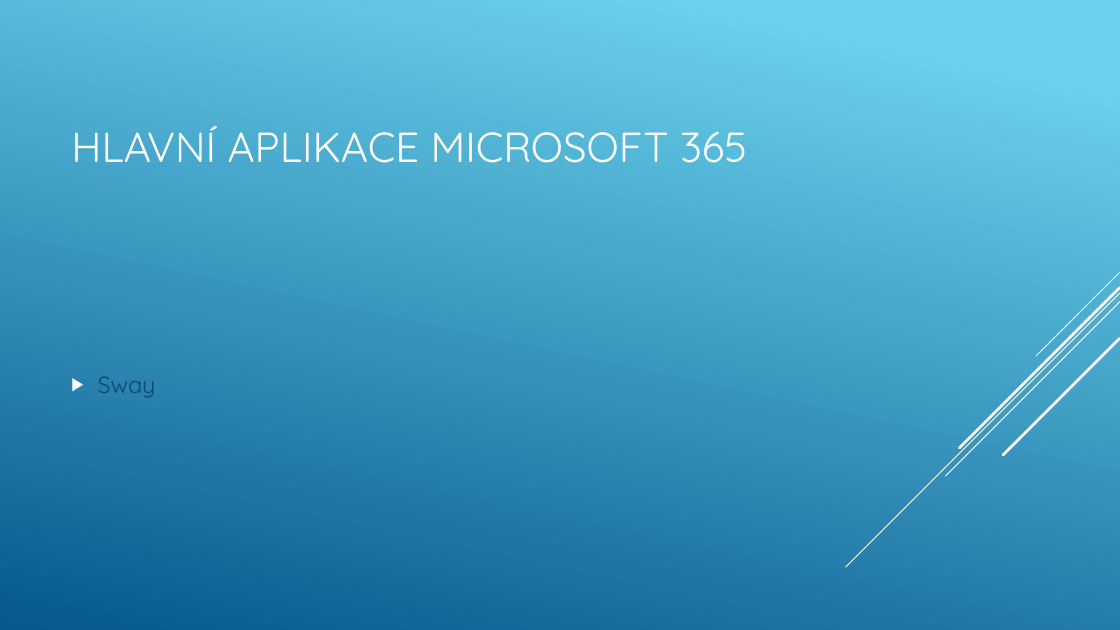
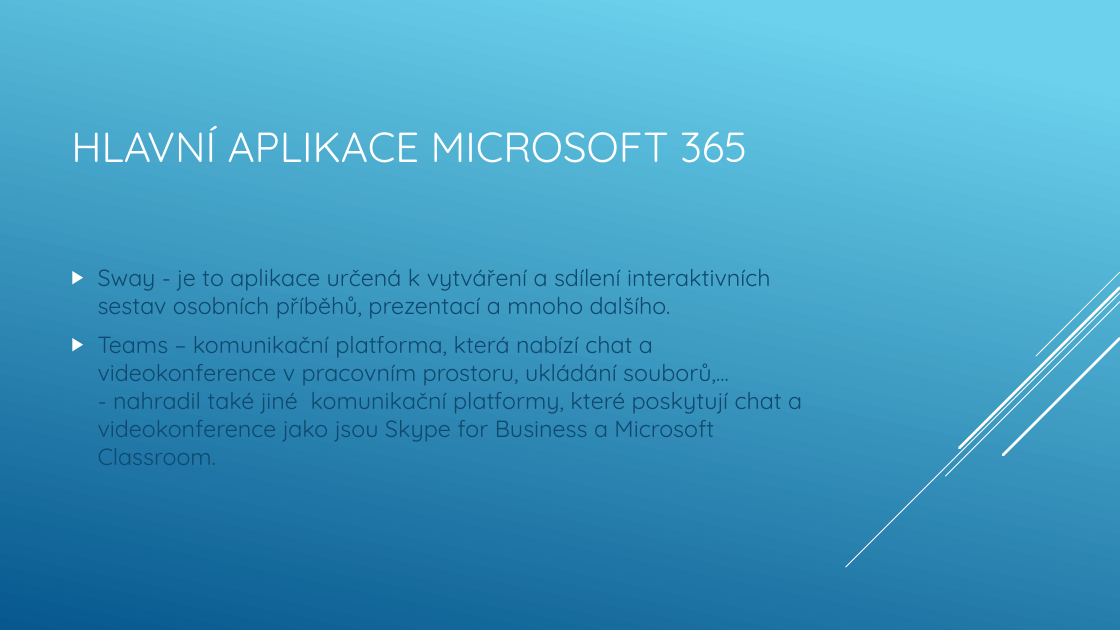
Before and after one commit to machacekadam/Office-365-a-jeho-mo-nosti, a slide deck: slide 13 of Machacek.pptx (slide 12 before the commit). Drawn at 1120x630 pixels with LibreOffice and Linux fonts; fonts in the diff are those of the drawing. Boxes give left, top, right and bottom in pixels: in the first picture for what was removed or moved away, otherwise in the second. Text is boxed around its words. In the diff, an @@ line names an element or a change of style, - is before the commit and + after.

```diff
--- a/Machacek.pptx
+++ b/Machacek.pptx
@@ text at (x1=98, y1=269, x2=802, y2=465): text changed @@
-▶ Sway
+▶ Sway - je to aplikace určená k vytváření a sdílení interaktivních sestav osobních příběhů, prezentací a mnoho dalšího.
+▶ Teams – komunikační platforma, která nabízí chat a videokonference v pracovním prostoru, ukládání souborů,...
+  - nahradil také jiné komunikační platformy, které poskytují chat a videokonference jako jsou Skype for Business a Microsoft Classroom.
```
Also in this commit, not shown: 1 other slide changed, 4 slides added.
